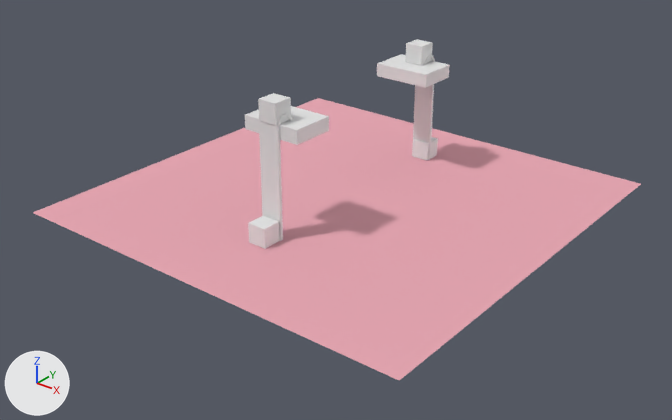
What one commit did to the Blender file blender_example/client_new.blend.
Rendered twice from a 50 mm lens placed at (24.0, -30.8, 18.3), pointed at (0.5, -1.4, 0.1). The lights are fixed; the arrows at lower left show +X, +Y and +Z.

Objects in the first picture: 'Base', 'Cube', 'Cube.002', 'Plane', 'Top', 'Top.001'.
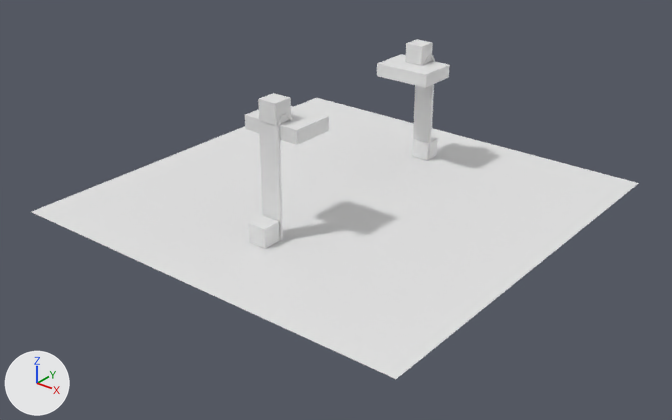
Pixel boxes (x1, y1, x2, y2) of what changed, in the pictures (672 x 420 px):
'Plane', recoloured, moved (pink to white): before (33, 98, 641, 380); after (32, 98, 639, 379)

The change, as a list of edits to the scene's bpy script:
```text
Change me_plane_001:
    where me_plane_001.from_pydata(...)  # 4 vertices, 1 face; spans x -10.0..10.0, y -10.0..10.0, z 0.0
    remove me_plane_001.materials.append(mat_material_002)  # pink #e7a8b3
Change ob_plane:
    ob_plane.location: (0.0, 0.0, 0.0) -> (-0.13, 0.0, 0.0)
```
